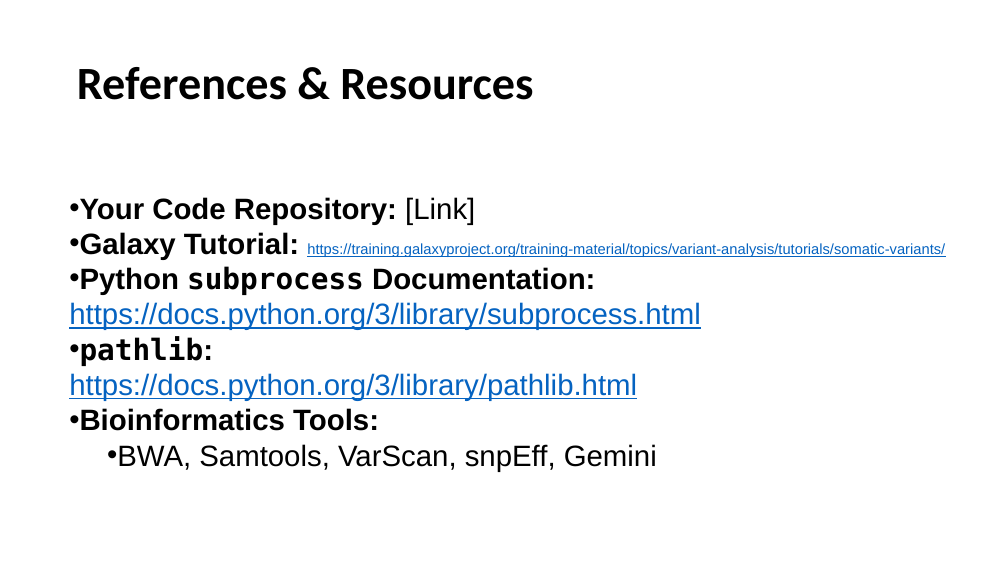
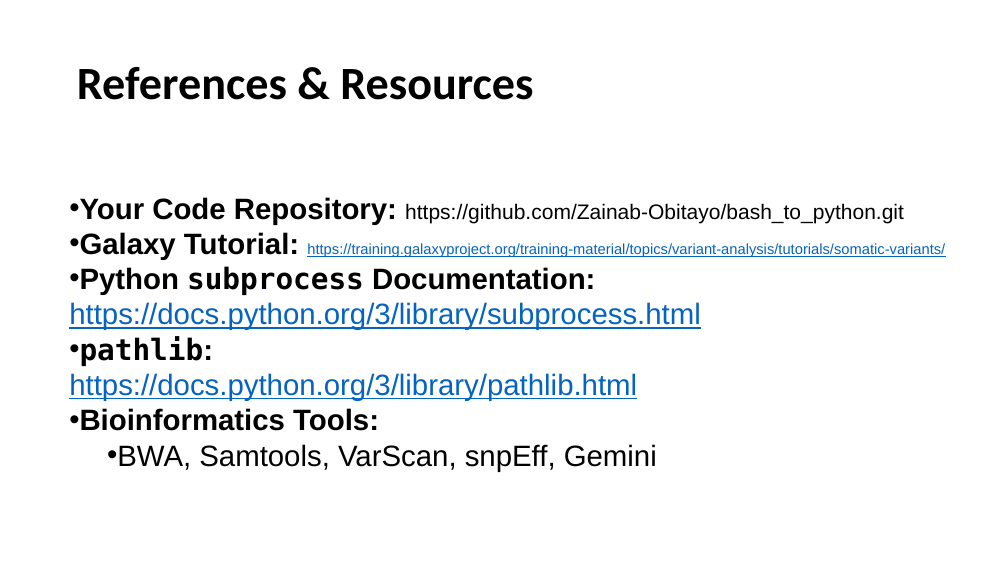
Before and after one commit to Zainab-Obitayo/bash_to_python, a slide deck: slide 11 of Automating Genomic Variant Analysis python version.pptx. Drawn at 1008x567 pixels with LibreOffice and Linux fonts; fonts in the diff are those of the drawing. Boxes give left, top, right and bottom in pixels: in the first picture for what was removed or moved away, otherwise in the second. Text is boxed around its words. In the diff, an @@ line names an element or a change of style, - is before the commit and + after.

Commit message:
updatedppt

```diff
--- a/Automating Genomic Variant Analysis python version.pptx
+++ b/Automating Genomic Variant Analysis python version.pptx
@@ text at (80,197,904,224): text changed; size 28 to 20 pt; bold off @@
-• Your Code Repository: [Link]
+• Your Code Repository: https://github.com/Zainab-Obitayo/bash_to_python.git
```
